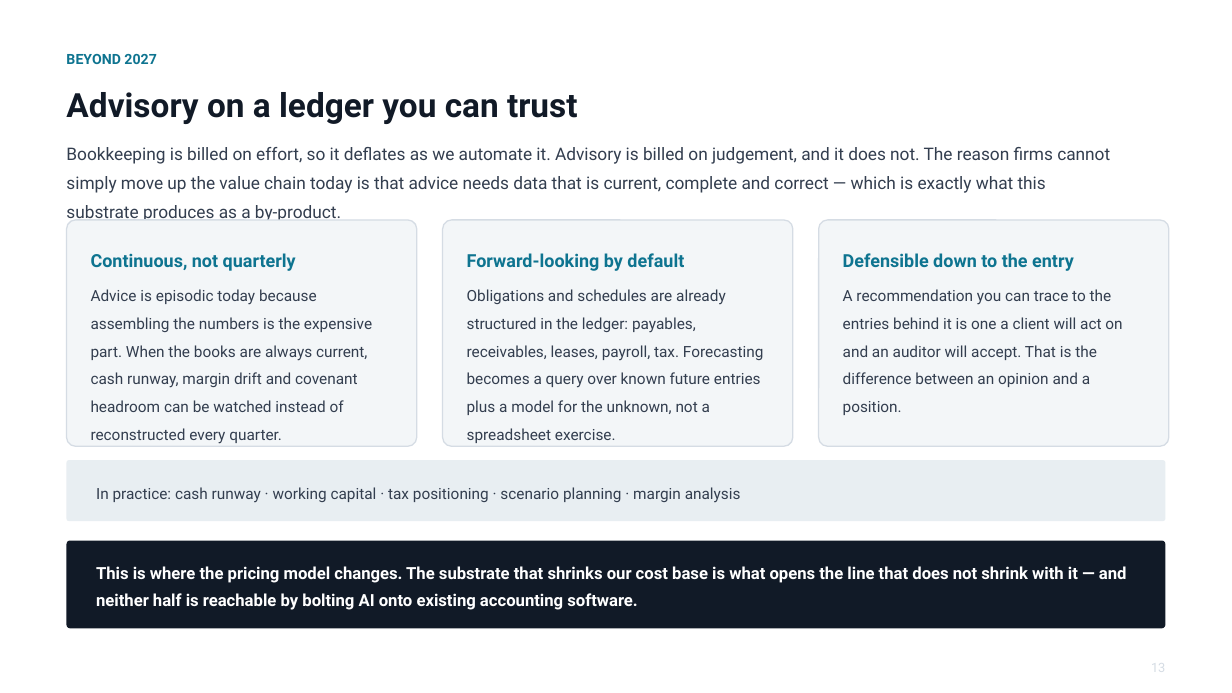
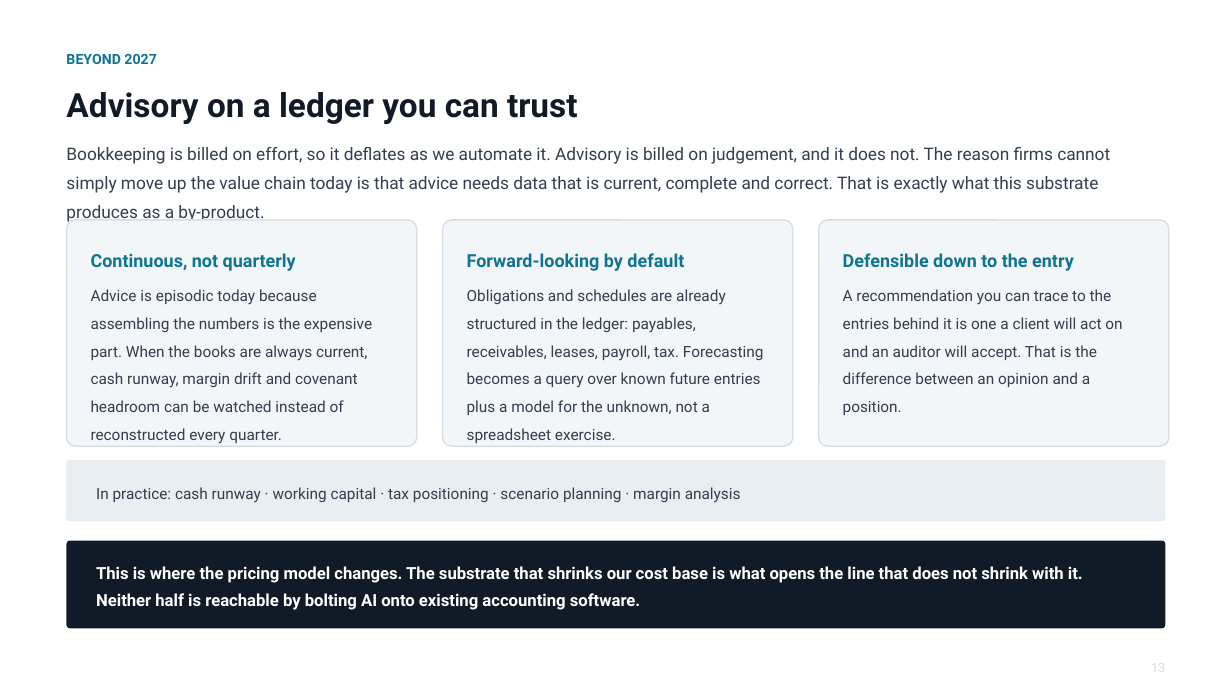
Before and after one commit to cllu/aimi-accounting-software-proposal, a slide deck: slide 14 of agent-native-accounting-deck.pptx. Drawn at 1232x693 pixels with LibreOffice and Linux fonts; fonts in the diff are those of the drawing. Boxes give left, top, right and bottom in pixels: in the first picture for what was removed or moved away, otherwise in the second. Text is boxed around its words. In the diff, an @@ line names an element or a change of style, - is before the commit and + after.

```diff
--- a/agent-native-accounting-deck.pptx
+++ b/agent-native-accounting-deck.pptx
@@ text at <box>66,147,1110,223</box>: text changed @@
-Bookkeeping is billed on effort, so it deflates as we automate it. Advisory is billed on judgement, and it does not. The reason firms cannot simply move up the value chain today is that advice needs data that is current, complete and correct — which is exactly what this substrate produces as a by-product.
+Bookkeeping is billed on effort, so it deflates as we automate it. Advisory is billed on judgement, and it does not. The reason firms cannot simply move up the value chain today is that advice needs data that is current, complete and correct. That is exactly what this substrate produces as a by-product.
@@ text at <box>96,566,1083,610</box>: text changed @@
-This is where the pricing model changes. The substrate that shrinks our cost base is what opens the line that does not shrink with it — and neither half is reachable by bolting AI onto existing accounting software.
+This is where the pricing model changes. The substrate that shrinks our cost base is what opens the line that does not shrink with it. Neither half is reachable by bolting AI onto existing accounting software.
```
Also in this commit, not shown: 7 other slides changed, 1 other file.
